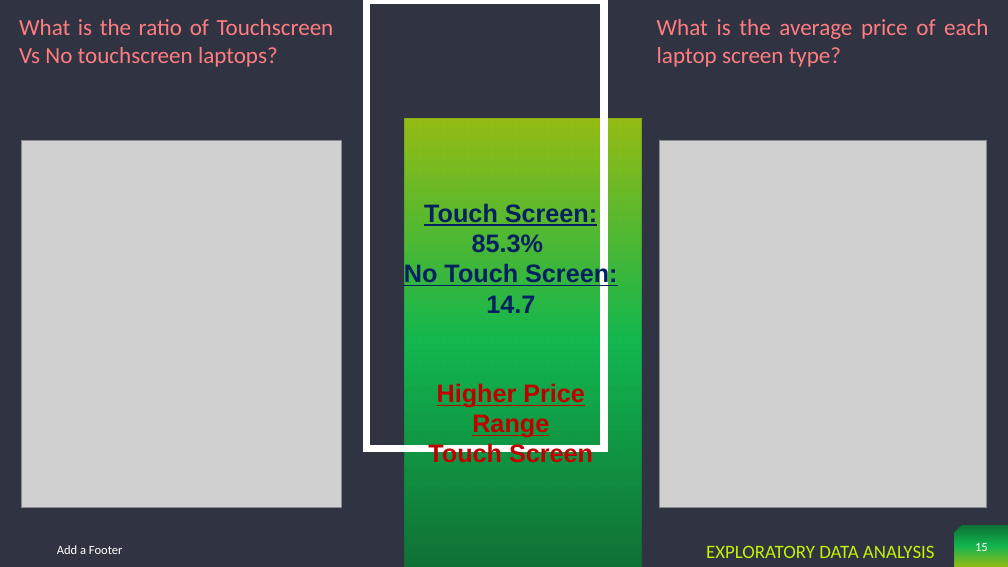
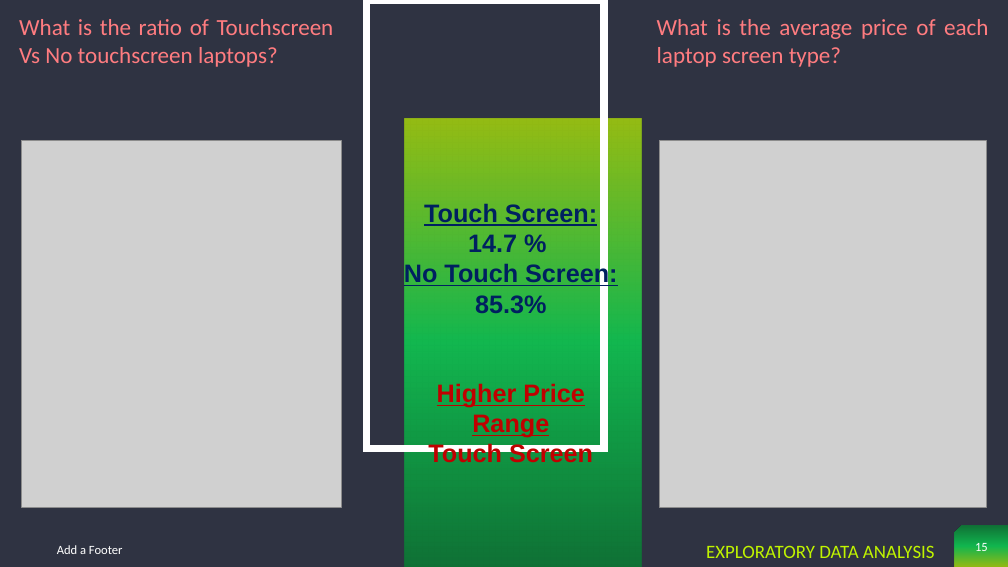
Before and after one commit to PassionateDataScientist/Laptop_price_capstone2, a slide deck: slide 15 of Laptop Price Prediction.pptx. Drawn at 1008x567 pixels with LibreOffice and Linux fonts; fonts in the diff are those of the drawing; grey boxes stand for pictures. Boxes give left, top, right and bottom in pixels: in the first picture for what was removed or moved away, otherwise in the second. Text is boxed around its words. In the diff, an @@ line names an element or a change of style, - is before the commit and + after.

```diff
--- a/Laptop Price Prediction.pptx
+++ b/Laptop Price Prediction.pptx
@@ text at box(404, 234, 617, 288): paragraphs added @@
+14.7 %
+No Touch Screen:
@@ text at box(404, 262, 617, 313): paragraphs removed @@
-No Touch Screen:
-14.7
```
Also in this commit, not shown: 10 other slides changed, 4 other files.
